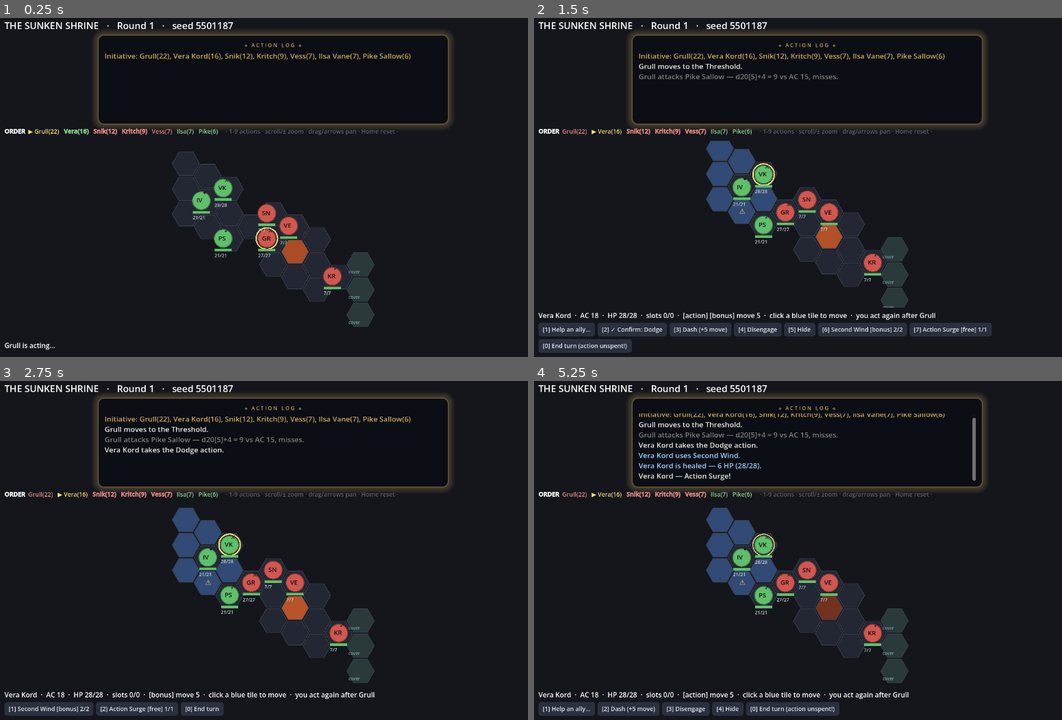
Above: before the commit, frames 1-4 (two rows, left to right).
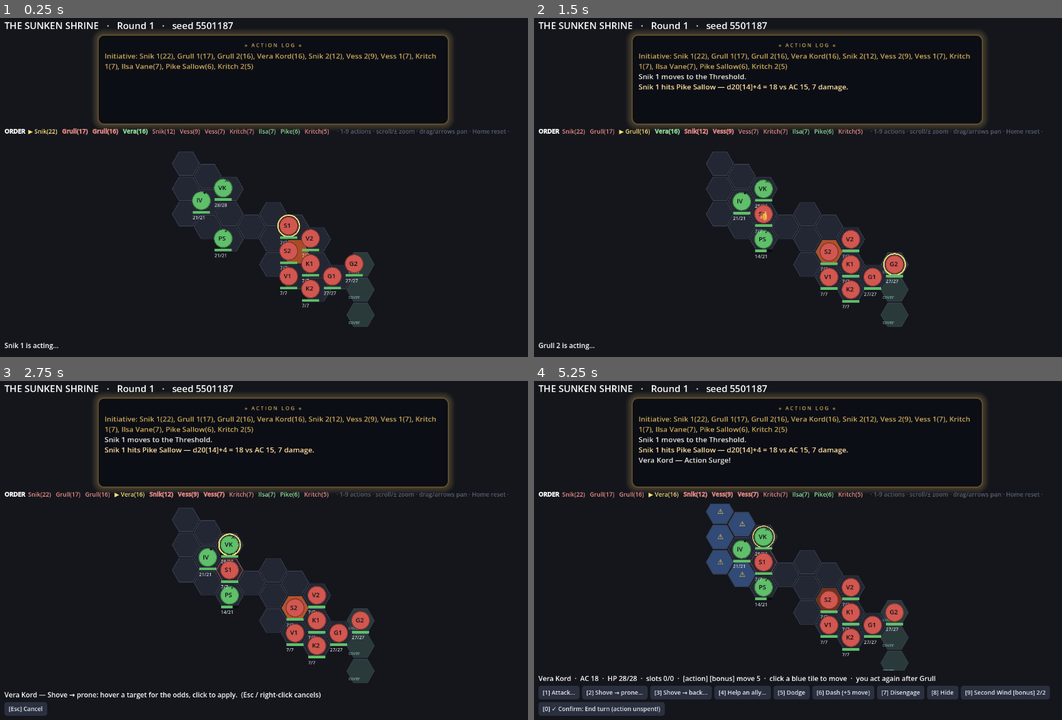
Above: after the commit, the same moments.

Repository: EgecanOzcakar/sorcmerc
Game: Godot game, scene res://scenes/main.tscn
Two runs of this game, one before a commit and one after it. Both use one fixed random seed, a clock stepped at 60 frames per second and the inputs below.
Inputs (mouse positions are in pixels of both pictures, inside the frame that each line leads up to):
- Up to frame 1 (0.25 s): no input
- Up to frame 2 (1.5 s): tap Enter at 0.5 s; drag from (808, 184) to (861, 109) at 0.52 s; click (613, 346) at 1.25 s, where only the run before the commit has a clickable "[2] Dodge"
- Up to frame 3 (2.75 s): click (100, 692) at 2 s, where only the run before the commit has a clickable "[2] ✓ Confirm: Dodge"
- Up to frame 4 (5.25 s): click "[1] Second Wind [bonus] 2/2" (after the commit: "[Esc] Cancel") at 2.75 s; click (597, 709) at 3.5 s, where only the run before the commit has a clickable "[1] ✓ Confirm: Second Wind [b…"; click "[1] Action Surge [free] 1/1" (after the commit: "✓ Confirm: Action Surge [free…") at 4.25 s; click (597, 709) at 5 s, where only the run before the commit has a clickable "[1] ✓ Confirm: Action Surge […"

The runs differ from the first frame. In frame 1, 3.3% of the frame differs, in the area x 0-97%, y 10-98%; in frame 2, 12%; in frame 3, 7.7%; in frame 4, 14%, in the area x 0-98%, y 9-99%.

Commit message:
T8: difficulty scaler, and main.gd boots through build() + the live party
Scaler.roster_for(party_characters, difficulty, quest_bias) sizes a roster
against power.estimate(): bodies first (cap 8, the four shipped archetypes),
then a stat multiplier for the rest, against a budget that grows as
team_score^0.75. Tuned by 200-seed autoplay sweeps at level 3:
94% / 78% / 50.5% for easy / normal / hard (targets 90 / 75 / 50).

scenes/main.gd now takes an injectable party + spec + difficulty, builds the
fight through Encounter.build, and stores resolve_outcome() in `result`.

Co-Authored-By: Claude Opus 5 <noreply@anthropic.com>

Diff:
--- /dev/null
+++ b/core/scaler.gd
@@ -0,0 +1,94 @@
+# T8 — sizes an enemy roster against the party's power budget.
+# Output is exactly encounter.build()'s spec: {"monsters": [{id, count, mult}]}.
+#
+# Two knobs, in this order: COUNT (up to MAX_FOES bodies from the four archetypes
+# in data/monsters.json) then MULT (a stat multiplier applied at spawn — hp/ac/
+# to-hit/damage, see encounter._scale). Count first because more goblins is the
+# more honest kind of harder; the multiplier only closes what four archetypes and
+# a body cap cannot.
+#
+# TUNING — 200-seed autoplay sweeps (tests/test_scaler.gd), level-3 preset party
+# (Vera/Pike/Ilsa, team score 46.6), measured 2026-09-10:
+#   easy   TIER 1.11 -> 8 foes  mult 0.85 : 188W/12L  (94.0%)  avg 9.0 rounds
+#   normal TIER 1.36 -> 8 foes  mult 1.00 : 156W/44L  (78.0%)  avg 10.4 rounds
+#   hard   TIER 1.55 -> 8 foes  mult 1.15 : 101W/99L  (50.5%)  avg 10.1 rounds
+# Level-8 party (the presets levelled to 8, score 107.8), 100 seeds: 89 / 69 / 39%.
+# CURVE is what makes that hold: budget grows as score^0.75, because power.gd's
+# estimate() scales faster with party level than eight goblins ever can.
+#
+# Known ceiling: four archetypes and a body cap mean the mult knob does all the
+# work past ~level 5, and its win-rate curve is lumpy (+1 AC / +1 to-hit lands in
+# integer steps, so 1.80 -> 1.90 is a 30-point swing). Rates land within ~5 points
+# of target at level 3 and ~11 at level 8; closing that needs a real bestiary, not
+# more constants. Re-run the sweep after touching power.gd, adapter.gd's
+# FT_PER_HEX/RANGE_CAP, or any verb — those move the win rate more than these do.
+extends RefCounted
+
+const Adapter = preload("res://core/adapter.gd")
+const Encounter = preload("res://core/encounter.gd")
+const Power = preload("res://core/rules/power.gd")
+
+const TIER := {"easy": 1.11, "normal": 1.36, "hard": 1.55}
+const REF_SCORE := 46.6   # the level-3 preset party — where TIER was calibrated
+const CURVE := 0.75       # budget grows sublinearly with party power (see the header)
+const MAX_FOES := 8
+const MULT_MIN := 0.6
+const MULT_MAX := 2.5
+const MULT_STEP := 0.05
+
+# The base mix, cycled in order. Bias weights (T9) push an id to the front and
+# make it repeat, so a quest target shows up more often without displacing the mix.
+const MIX := ["snik", "vess", "kritch", "grull"]
+
+static func roster_for(party_characters: Array, difficulty: String, quest_bias: Dictionary = {}) -> Dictionary:
+	var party: Array = []
+	for ch in party_characters:
+		party.append(Adapter.to_combatant(ch, "party", Vector2i.ZERO))
+	var team: float = maxf(1.0, Power.team_score(party))
+	var budget: float = REF_SCORE * pow(team / REF_SCORE, CURVE) * float(TIER.get(difficulty, TIER["normal"]))
+
+	var order := _order(quest_bias)
+	var counts := {}
+	var n := 0
+	while n < MAX_FOES:
+		var id: String = order[n % order.size()]
+		counts[id] = int(counts.get(id, 0)) + 1
+		n += 1
+		if _score(counts, 1.0) >= budget:
+			break
+	# Whatever the bodies could not reach (or overshot), the stat multiplier closes.
+	var mult := MULT_MIN
+	while mult < MULT_MAX and _score(counts, mult) < budget:
+		mult += MULT_STEP
+	return {"monsters": _spec(counts, snappedf(mult, 0.01))}
+
+# Bias ids first and repeated proportionally to their weight (1.0 -> one extra slot).
+static func _order(bias: Dictionary) -> Array:
+	var out: Array = []
+	var ids: Array = bias.keys()
+	ids.sort_custom(func(a, b): return float(bias[a]) > float(bias[b]))
+	for id in ids:
+		for i in maxi(1, roundi(float(bias[id]))):
+			out.append(id)
+	for id in MIX:
+		out.append(id)
+	return out
+
+static func _score(counts: Dictionary, mult: float) -> float:
+	var roster: Array = []
+	for id in counts:
+		for i in int(counts[id]):
+			var c = Encounter.spawn(id, mult, "foe", Vector2i.ZERO)
+			if c != null:
+				roster.append(c)
+	return Power.team_score(roster)
+
+static func _spec(counts: Dictionary, mult: float) -> Array:
+	var out: Array = []
+	for id in MIX:
+		if counts.has(id):
+			out.append({"id": id, "count": int(counts[id]), "mult": mult})
+	for id in counts:
+		if not id in MIX:
+			out.append({"id": id, "count": int(counts[id]), "mult": mult})
+	return out
--- a/scenes/main.gd
+++ b/scenes/main.gd
@@ -2,11 +2,21 @@
 # All rules live in core/. Built programmatically so it needs no editor work.
 extends Control
 
-const RNG = preload("res://core/rng.gd")
-const Combat = preload("res://core/combat.gd")
 const AI = preload("res://core/ai.gd")
 const Encounter = preload("res://core/encounter.gd")
+const Scaler = preload("res://core/scaler.gd")
+const Party = preload("res://core/party.gd")
+const Presets = preload("res://core/presets.gd")
 const Hex = preload("res://core/hex.gd")
+
+# What T5 injects before the scene runs: the live party, the node's spec (empty ->
+# the scaler sizes one) and its difficulty. `result` is resolve_outcome() once the
+# fight is over — deaths / xp / gold / loot for the campaign layer.
+var party                       # core/party.gd; a Presets demo party when null
+var spec: Dictionary = {}
+var difficulty := "normal"
+var result: Dictionary = {}
+var _own_party := false
 
 const HEX_BASE := 34.0
 const REVEAL_PAUSE := 0.75  # beat to read the attack roll (0 under SORCMERC_FAST)
@@ -197,7 +207,18 @@
 		_seed = forced
 	else:
 		_seed = int(env) if env != "" else (int(Time.get_unix_time_from_system()) & 0xFFFFFF)
-	cb = Combat.new(RNG.new(_seed), Encounter.all(), Encounter.board())
+	if _own_party:
+		party = null    # a demo party is rebuilt per fight, so replays start fresh
+	if party == null:   # standalone: the three presets
+		_own_party = true
+		party = Party.new()
+		for ch in Presets.party():
+			party.add_member(ch)
+	var chars: Array = party.party_characters()
+	var sp: Dictionary = (spec if not spec.is_empty() else Scaler.roster_for(chars, difficulty)).duplicate(true)
+	sp["seed"] = _seed
+	result = {}
+	cb = Encounter.build(sp, party.to_combatants(Encounter.PARTY_STARTS), Encounter.board())
 	_logbox.text = ""
 	_logged = 0
 	_last_round = 1
@@ -488,6 +509,7 @@
 		_logged += 1
 
 func _finish() -> void:
+	result = Encounter.resolve_outcome(cb, party)   # writes HP/pools/slots back to the party
 	var res: String = cb.outcome()
 	_flush_log()
 	_refresh()
@@ -510,6 +532,8 @@
 	_logbox.append_text("\n[b][color=%s]%s in %d rounds.[/color][/b]\n" % [
 		"#7dff9d" if res == "Victory" else "#ff5a4a", res, cb.round_num,
 	])
+	if res == "Victory":
+		_logbox.append_text("[color=#c8a75a]+%d XP, +%d gold.[/color]\n" % [result["xp"], result["gold"]])
 
 func _process(dt: float) -> void:
 	if _board:
--- /dev/null
+++ b/tests/test_scaler.gd
@@ -0,0 +1,137 @@
+# T8: the difficulty sweeps that back the constants at the top of core/scaler.gd.
+# The bands are +/-10 points — autoplay is stochastic and the mult knob is lumpy.
+#   godot --headless --path . -s tests/test_scaler.gd
+extends SceneTree
+
+const AI = preload("res://core/ai.gd")
+const Adapter = preload("res://core/adapter.gd")
+const Encounter = preload("res://core/encounter.gd")
+const Scaler = preload("res://core/scaler.gd")
+const Presets = preload("res://core/presets.gd")
+const Power = preload("res://core/rules/power.gd")
+
+const SEEDS := 200
+const TARGET := {"easy": 90.0, "normal": 75.0, "hard": 50.0}
+const BAND := 10.0
+
+var _pass = 0
+var _fail = 0
+
+func check(cond: bool, label: String) -> void:
+	if cond:
+		_pass += 1
+	else:
+		_fail += 1
+		printerr("  FAIL: ", label)
+
+func _init() -> void:
+	test_spec_shape()
+	test_quest_bias()
+	test_monotone_difficulty()
+	test_win_rates()
+	test_higher_level_party()
+	print("test_scaler: %d passed, %d failed" % [_pass, _fail])
+	quit(1 if _fail > 0 else 0)
+
+func test_spec_shape() -> void:
+	var spec = Scaler.roster_for(Presets.party(), "normal")
+	check(spec.has("monsters") and spec["monsters"] is Array, "roster_for returns a build() spec")
+	for e in spec["monsters"]:
+		check(e.has("id") and int(e["count"]) > 0, "every entry is {id, count}")
+		check(float(e["mult"]) > 0.0, "every entry carries the difficulty multiplier")
+	# and it is directly buildable
+	var cb = Encounter.build(spec, _party_at(Presets.party()))
+	check(cb.team_of("foe").size() == _total(spec), "build() spawns exactly the spec's foes")
+	check(Scaler.roster_for([], "normal")["monsters"].size() > 0, "an empty party still gets a roster")
+
+func test_quest_bias() -> void:
+	var plain = _counts(Scaler.roster_for(Presets.party(), "normal"))
+	var biased = _counts(Scaler.roster_for(Presets.party(), "normal", {"grull": 3.0}))
+	check(int(biased.get("grull", 0)) > int(plain.get("grull", 0)),
+		"a quest bias puts more of its target in the roster (%d -> %d)" % [
+			int(plain.get("grull", 0)), int(biased.get("grull", 0))])
+	check(biased.size() > 1, "the bias tilts the mix, it does not replace it")
+
+func test_monotone_difficulty() -> void:
+	var chars := Presets.party()
+	var prev := 0.0
+	for d in ["easy", "normal", "hard"]:
+		var s := _spec_power(Scaler.roster_for(chars, d))
+		check(s > prev, "%s is worth more than the tier below it (%.1f > %.1f)" % [d, s, prev])
+		prev = s
+
+func test_win_rates() -> void:
+	var chars := Presets.party()
+	print("  level-3 preset party (score %.1f):" % Power.team_score(_party_at(chars)))
+	for d in ["easy", "normal", "hard"]:
+		var r := _sweep(chars, d, SEEDS)
+		check(absf(r["rate"] - TARGET[d]) <= BAND, "%s win rate %.1f%% is within %.0f of %.0f" % [
+			d, r["rate"], BAND, TARGET[d]])
+
+func test_higher_level_party() -> void:
+	var chars := [_lvl(Presets.vera(), "fighter", 5), _lvl(Presets.pike(), "rogue", 5),
+		_lvl(Presets.ilsa(), "cleric", 5)]
+	print("  level-8 party (score %.1f):" % Power.team_score(_party_at(chars)))
+	# Four archetypes cannot hit the targets this far up (see scaler.gd's ceiling note);
+	# what must hold is that the tiers stay ordered and the fight stays a fight.
+	var rates: Array = []
+	for d in ["easy", "normal", "hard"]:
+		rates.append(_sweep(chars, d, 60)["rate"])
+	check(rates[0] > rates[1] and rates[1] > rates[2], "tiers stay ordered at level 8 (%s)" % str(rates))
+	check(rates[0] < 100.0 and rates[2] > 0.0, "neither end is a foregone conclusion at level 8")
+
+# --- helpers ----------------------------------------------------------
+
+func _sweep(chars: Array, difficulty: String, seeds: int) -> Dictionary:
+	var spec: Dictionary = Scaler.roster_for(chars, difficulty)
+	var wins := 0
+	var rounds := 0
+	for s in range(1, seeds + 1):
+		var sp: Dictionary = spec.duplicate(true)
+		sp["seed"] = s
+		var cb = Encounter.build(sp, _party_at(chars))
+		var g := 0
+		while not cb.is_over() and g < 5000:
+			var a = cb.current()
+			cb.begin_turn()
+			AI.take_turn(cb, a)
+			cb.end_turn()
+			g += 1
+		rounds += cb.round_num
+		if cb.outcome() == "Victory":
+			wins += 1
+	var rate := 100.0 * wins / seeds
+	print("    %-7s %d foes x%.2f -> %dW/%dL (%.1f%%) avg %.1f rounds" % [
+		difficulty, _total(spec), float(spec["monsters"][0]["mult"]), wins, seeds - wins,
+		rate, float(rounds) / seeds])
+	return {"rate": rate, "wins": wins}
+
+func _party_at(chars: Array) -> Array:
+	var out: Array = []
+	for i in chars.size():
+		out.append(Adapter.to_combatant(chars[i], "party", Encounter.PARTY_STARTS[i]))
+	return out
+
+func _lvl(ch, class_id: String, extra: int):
+	for i in extra:
+		ch.add_level(class_id, -1)
+	return ch
+
+func _total(spec: Dictionary) -> int:
+	var n := 0
+	for e in spec["monsters"]:
+		n += int(e["count"])
+	return n
+
+func _counts(spec: Dictionary) -> Dictionary:
+	var d := {}
+	for e in spec["monsters"]:
+		d[e["id"]] = int(e["count"])
+	return d
+
+func _spec_power(spec: Dictionary) -> float:
+	var roster: Array = []
+	for e in spec["monsters"]:
+		for i in int(e["count"]):
+			roster.append(Encounter.spawn(e["id"], float(e["mult"]), "foe", Vector2i.ZERO))
+	return Power.team_score(roster)
